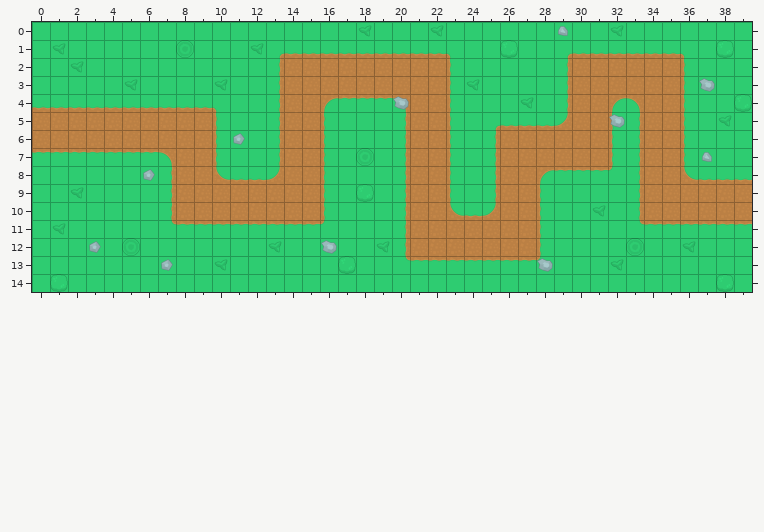
Tiled map, stored at android/assets/maps/map01.tmx. Above, as it was before the edit.
Cells are 128x128 px. Shown: x 0..39, y 0..14.
And afterwards:
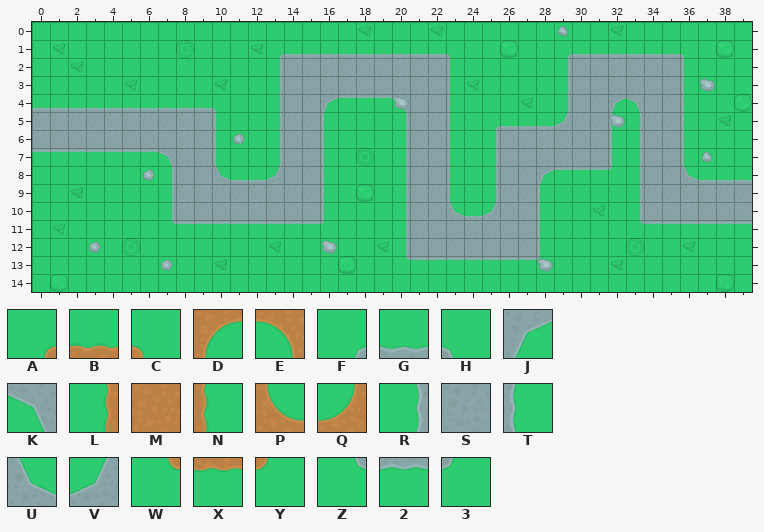
Key: from "tileset": A 69, B 70, C 71, D 72, E 73, F 79, G 80, H 81, J 82, K 83, L 92, M 93, N 94, P 95, Q 96, R 102, S 103, T 104, U 105, V 106, W 115, X 116, Y 117, Z 125, 2 126, 3 127.
_ is an empty cell.
Difference:
Layer "Path":
Tile X gives way to tile 2 in row 4 at x 17 to 19; in row 7 at x 0 to 6; in row 8 at x 29 to 31; in row 11 at x 8 to 15 and 34 to 39; in row 13 at x 21 to 27.
Tile Y gives way to tile 3 in row 8 at x 32; in row 11 at x 16; in row 13 at x 28.
Tile A gives way to tile F in row 1 at x 13 and 29; in row 5 at x 25.
Tile B gives way to tile G in row 1 at x 14 to 22 and 30 to 35; in row 4 at x 0 to 9; in row 5 at x 26 to 28; in row 8 at x 11 to 12 and 37 to 39; in row 10 at x 24.
Tile C gives way to tile H in row 1 at x 23 and 36; in row 4 at x 10.
Tile D gives way to tile J in row 4 at x 16 and 32; in row 8 at x 28.
Tile E gives way to tile K in row 4 at x 20 and 33; in row 7 at x 7.
Tile L gives way to tile R in rows 2 to 4 at x 13 and 29; in row 5 at x 13, 20 and 33; in rows 6 to 7 at x 13, 20, 25 and 33; in rows 8 to 9 at x 7, 20, 25 and 33; in row 10 at x 7, 20 and 33; in rows 11 to 12 at x 20.
Tile M gives way to tile S in rows 2 to 3 at x 14 to 22 and 30 to 35; in row 4 at x 14 to 15, 21 to 22, 30 to 31 and 34 to 35; in row 5 at x 0 to 9, 14 to 15, 21 to 22, 30 to 31 and 34 to 35; in row 6 at x 0 to 9, 14 to 15, 21 to 22, 26 to 31 and 34 to 35; in row 7 at x 8 to 9, 14 to 15, 21 to 22, 26 to 31 and 34 to 35; in row 8 at x 8 to 9, 14 to 15, 21 to 22, 26 to 27 and 34 to 35.
Tile M gives way to tile S in rows 9 to 10 at x 8 to 15, 21 to 22, 26 to 27 and 34 to 39; in rows 11 to 12 at x 21 to 27.
Tile N gives way to tile T in rows 2 to 4 at x 23 and 36; in rows 5 to 7 at x 10, 16, 23, 32 and 36; in row 8 at x 16 and 23; in row 9 at x 16, 23 and 28; in row 10 at x 16 and 28; in rows 11 to 12 at x 28.
Tile P gives way to tile U in row 8 at x 10 and 36; in row 10 at x 23.
Tile Q gives way to tile V in row 5 at x 29; in row 8 at x 13; in row 10 at x 25.
Tile W gives way to tile Z in row 11 at x 7 and 33; in row 13 at x 20.
Boxes around the changes in both pictures, in picture pixels (x1, y1, x2, y2):
changed: (32, 53, 752, 262)
